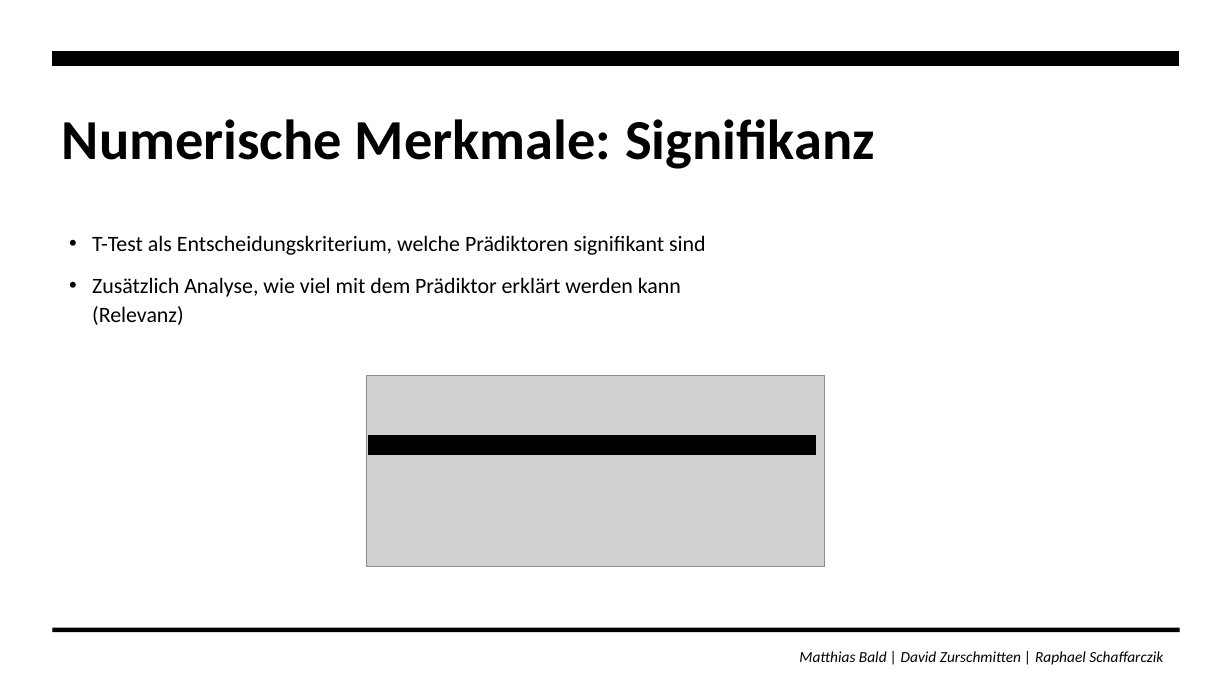
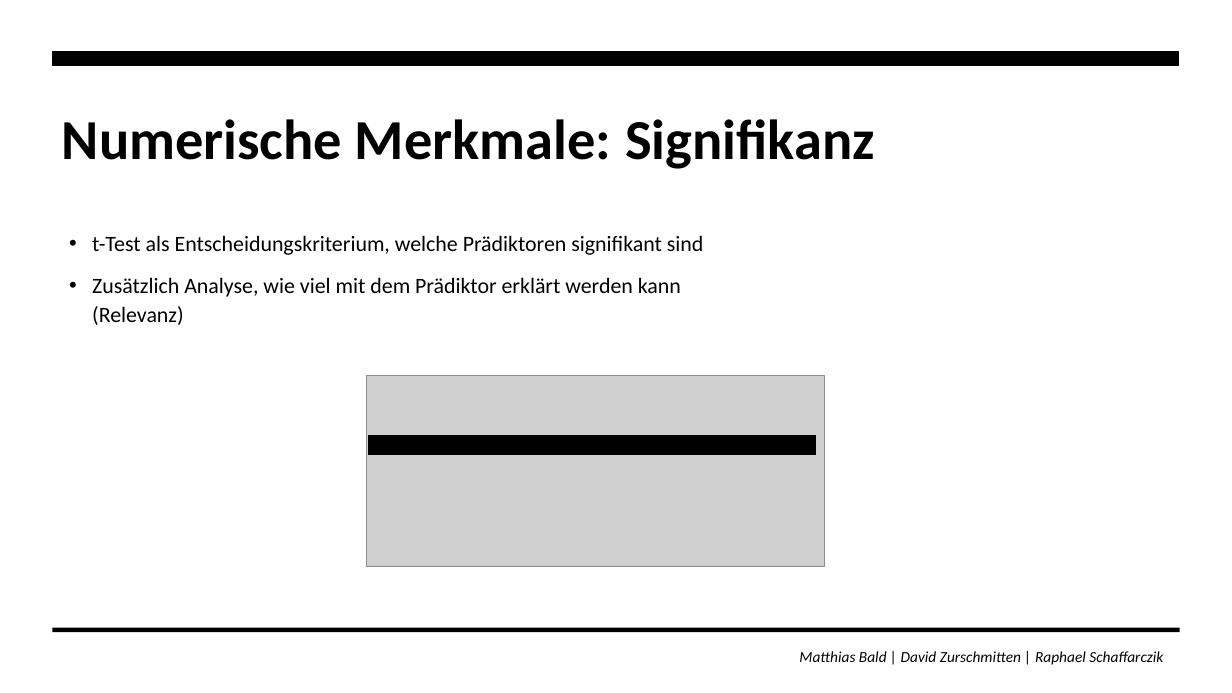
Before and after one commit to zurdavid/projektpraktikum-datascience, a slide deck: slide 23 of präsentationen/Meilenstein2_Praesentation_FINAL.pptx. Drawn at 1232x693 pixels with LibreOffice and Linux fonts; fonts in the diff are those of the drawing; grey boxes stand for pictures; background and template pictures are left out. Boxes give left, top, right and bottom in pixels: in the first picture for what was removed or moved away, otherwise in the second. Text is boxed around its words. In the diff, an @@ line names an element or a change of style, - is before the commit and + after.

```diff
--- a/präsentationen/Meilenstein2_Praesentation_FINAL.pptx
+++ b/präsentationen/Meilenstein2_Praesentation_FINAL.pptx
@@ text at (92, 235, 704, 255): text changed @@
-• T-Test als Entscheidungskriterium, welche Prädiktoren signifikant sind
+• t-Test als Entscheidungskriterium, welche Prädiktoren signifikant sind
```
Also in this commit, not shown: 5 other slides changed, 1 other file.
